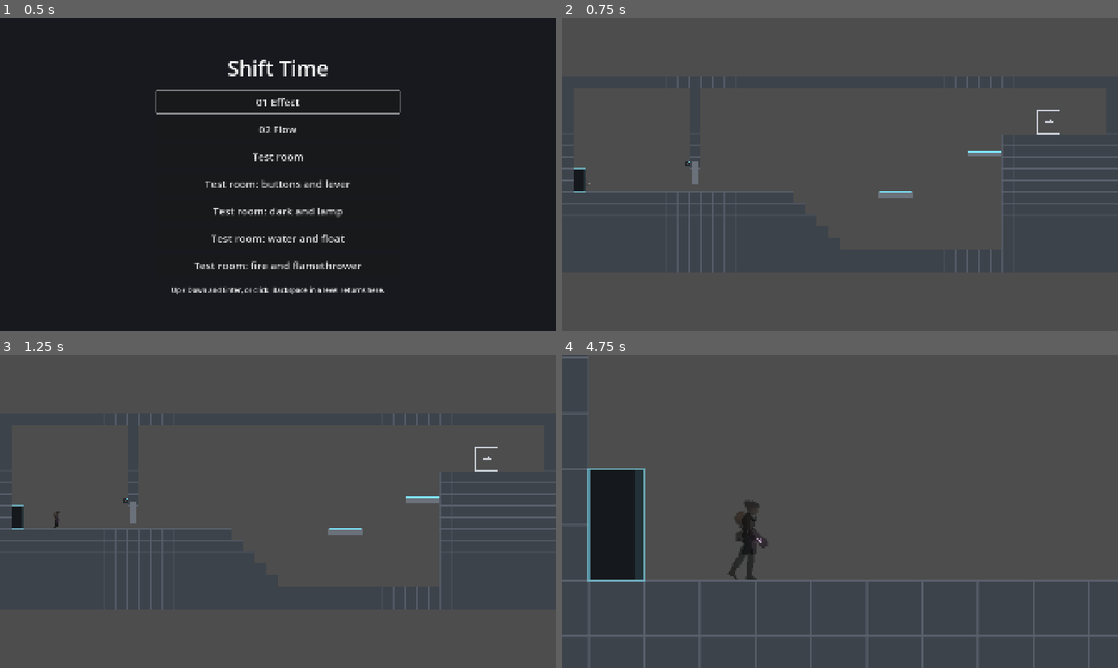
Above: before the commit, frames 1-4 (two rows, left to right).
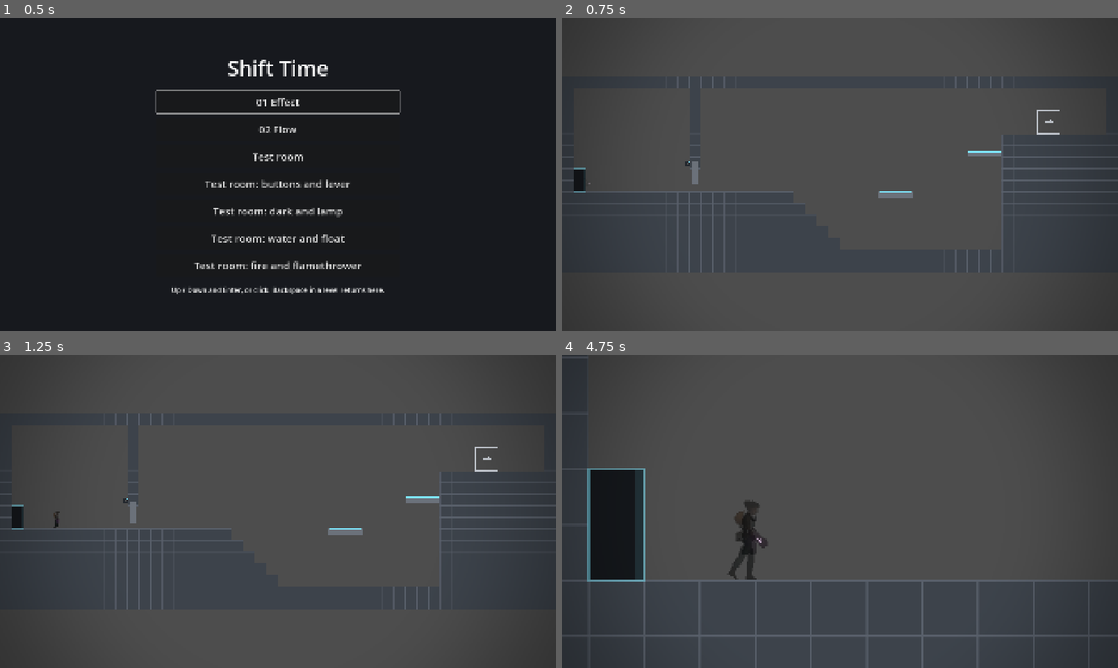
Above: after the commit, the same moments.

Repository: ArtemPridyba/shift-time
Game: Godot game, scene res://ui/level_select.tscn
Two runs of this game, one before a commit and one after it. Both use one fixed random seed, a clock stepped at 60 frames per second and the inputs below.
Inputs (mouse positions are in pixels of both pictures, inside the frame that each line leads up to):
- Up to frame 1 (0.5 s): no input
- Up to frame 2 (0.75 s): click "01 Effect" at 0.5 s
- Up to frame 3 (1.25 s): no input
- Up to frame 4 (4.75 s): tap Enter at 1.25 s; move the mouse to (962, 495) at 1.27 s; hold D (move_right) 1.28-2 s; tap Shift (rewind) at 1.35, 3.05, 4.35 s; click (962, 495) at 1.42 s; tap Space (jump) at 1.52, 4.52 s; drag from (728, 527) to (812, 574) at 2.02 s; move the mouse to (895, 442) at 2.77 s; hold D (move_right) 2.78-3.5 s; tap P (next_palette) at 2.85 s; click (895, 442) at 2.92 s; drag from (812, 574) to (673, 464) at 3.52 s; tap R (reset_level) at 4.25 s; move the mouse to (1006, 558) at 4.27 s; hold A (move_left) from 4.28 s (still down); click (1006, 558) at 4.42 s

Frame 1 is identical in both runs. In frame 2, 0.2% of the frame differs, in the area x 0-100%, y 0-100%; in frame 3, 0.2%; in frame 4, 0.5%.

Commit message:
Threads come straight in from the dark at the edge and stay soft; frame vignette (D85.2)
Boris after the first video: the threads read as flying round the screen
and the sharp lines caught the eye. Now each comes nearly straight in from
beyond the edge and curls only at the gauntlet, drawn as one soft line per
layer. A soft vignette darkens the frame's edges, more under Shift.

Co-Authored-By: Claude Opus 5.5 <noreply@anthropic.com>
Claude-Session: https://claude.ai/code/session_01GYYRwAansGNTHGeXtq2Kqp

Diff:
--- a/game/core/content.gd
+++ b/game/core/content.gd
@@ -553,7 +553,7 @@
 	if not data is Dictionary:
 		errors.append("time_hud.json: expected an object")
 		return errors
-	for section_name: String in ["colors", "device", "rewind", "particles", "audio"]:
+	for section_name: String in ["colors", "device", "rewind", "particles", "vignette", "audio"]:
 		if not data.get(section_name) is Dictionary:
 			errors.append("time_hud.json: missing section '%s'" % section_name)
 	if not errors.is_empty():
@@ -581,6 +581,13 @@
 	_check_range(errors, particles, "particles", "size_px", 0.0, 100.0, true)
 	_check_range(errors, particles, "particles", "dash_px", 0.0, 200.0, true)
 	_check_range(errors, particles, "particles", "lane_px", 0.0, 200.0, true)
+	var vignette: Dictionary = data["vignette"]
+	_check_range(errors, vignette, "vignette", "forward", 0.0, 1.0)
+	_check_range(errors, vignette, "vignette", "rewind", 0.0, 1.0)
+	_check_range(errors, vignette, "vignette", "inner", 0.0, 2.0)
+	_check_range(errors, vignette, "vignette", "outer", 0.0, 3.0, true)
+	if errors.is_empty() and float(vignette["outer"]) <= float(vignette["inner"]):
+		errors.append("time_hud.json: 'vignette.outer' must be above 'vignette.inner'")
 	var audio: Dictionary = data["audio"]
 	for key: String in ["forward", "rewind"]:
 		if not audio.get(key) is String:
--- a/game/core/heroine_data.gd
+++ b/game/core/heroine_data.gd
@@ -11,7 +11,7 @@
 ## Numbers of `light.motes` (D80.1), each above 0.
 const MOTE_KEYS: Array[String] = ["count", "from_min_px", "from_max_px", "size_min_px", "size_max_px", "hz", "swirl", "flatten"]
 ## Numbers of `light.threads` (D85, Д5.1), each above 0.
-const THREAD_KEYS: Array[String] = ["first", "max", "start_seconds", "every_seconds", "fade_in_seconds", "period_seconds", "travel_seconds", "trail", "pull", "segments", "margin_px", "core_px", "edge_px", "edge_scale", "shrink_until", "alpha"]
+const THREAD_KEYS: Array[String] = ["first", "max", "start_seconds", "every_seconds", "fade_in_seconds", "period_seconds", "travel_seconds", "trail", "pull", "swirl", "curl", "segments", "margin_px", "core_px", "edge_px", "glow_px", "edge_scale", "shrink_until", "alpha"]
 ## Numbers of `light.breath` (D86): the strip breathes in forward time.
 const BREATH_KEYS: Array[String] = ["seconds", "low"]
 
@@ -281,13 +281,11 @@
 	return {"offset": spiral(spec, float(mote["angle"]), float(mote["from"]), along), "along": along}
 
 
-## The way into the gauntlet shared by the motes and the threads (D85): from
-## `from` pixels away at `angle`, turning by `swirl` on the way, flattened in
-## height by `flatten`. `along` runs 0..1. `pull` shapes the pace: above 1 it
-## closes in fast at first (the motes), below 1 it lingers far away and rushes
-## in at the end (the threads, so they are seen at the screen edge).
-static func spiral(motes: Dictionary, angle: float, from: float, along: float, pull := 1.2) -> Vector2:
-	var distance := from * pow(1.0 - clampf(along, 0.0, 1.0), pull)
+## The motes' way into the gauntlet: from `from` pixels away at `angle`,
+## closing in faster at first, turning by `swirl` on the way, flattened in
+## height by `flatten`. `along` runs 0..1.
+static func spiral(motes: Dictionary, angle: float, from: float, along: float) -> Vector2:
+	var distance := from * pow(1.0 - clampf(along, 0.0, 1.0), 1.2)
 	var turned := angle + along * float(motes.get("swirl", 2.4))
 	return Vector2(cos(turned) * distance, sin(turned) * distance * float(motes.get("flatten", 0.8)))
 
--- a/game/core/time_threads.gd
+++ b/game/core/time_threads.gd
@@ -1,9 +1,11 @@
 class_name TimeThreads
 extends RefCounted
-## Threads "wind into the glove" (D85, Д5.1, 20.11.2026): under Shift thin pale
-## lines come in from beyond the edge of the screen and spiral into the
-## gauntlet by the same law as the motes (`HeroineData.spiral`). They replace
-## the glow and the streaks along the screen edges.
+## Threads "wind into the glove" (D85, Д5.1, 20.11.2026): under Shift soft pale
+## lines come in from beyond the edge of the screen into the gauntlet. They
+## replace the glow and the streaks along the screen edges. Unlike the motes
+## they do not circle: each comes nearly straight in from the dark at the edge
+## and curls only as it reaches the gauntlet (`offset`, D85.2), so they read
+## as coming out from behind the screen, not flying round it.
 ##
 ## They build up while Shift is held (Boris, 20.11): none for `start_seconds`,
 ## then `first` threads, then one more every `every_seconds`, never more than
@@ -54,7 +56,7 @@
 
 ## How far from the gauntlet a thread at `angle` must start to come from
 ## beyond the edge of `view` (both in the same pixels as `origin`), plus
-## `margin`. The spiral is flattened like the motes.
+## `margin`. The way in is flattened like the motes' spiral.
 static func start_distance(origin: Vector2, angle: float, flatten: float, view: Rect2, margin: float) -> float:
 	var dir := Vector2(cos(angle), sin(angle) * flatten)
 	var reach := INF
@@ -82,15 +84,26 @@
 ## The trail of a thread whose head is at `head`: points from the tail to the
 ## head as offsets from the gauntlet, each with its `along` and `trail` (0 at
 ## the tail, 1 at the head).
-static func trail(spec: Dictionary, motes: Dictionary, angle: float, from: float, head: float) -> Array[Dictionary]:
+static func trail(spec: Dictionary, flatten: float, angle: float, from: float, head: float) -> Array[Dictionary]:
 	var points: Array[Dictionary] = []
 	var segments := maxi(int(spec.get("segments", 20)), 1)
 	var length := float(spec.get("trail", 0.2))
 	for i in segments + 1:
 		var k := float(i) / float(segments)
 		var along := maxf(head - length * (1.0 - k), 0.0)
-		points.append({"offset": HeroineData.spiral(motes, angle, from, along, float(spec.get("pull", 1.2))), "along": along, "trail": k})
+		points.append({"offset": offset(spec, flatten, angle, from, along), "along": along, "trail": k})
 	return points
+
+
+## Where a thread is at `along` (0..1) as an offset from the gauntlet: from
+## `from` away at `angle`, closing in by `pull` (below 1: it lingers at the edge
+## and rushes in at the end) and turning by `swirl` only near the end
+## (`curl`: the higher, the later it turns), flattened in height by `flatten`.
+static func offset(spec: Dictionary, flatten: float, angle: float, from: float, along: float) -> Vector2:
+	var k := clampf(along, 0.0, 1.0)
+	var distance := from * pow(1.0 - k, float(spec.get("pull", 0.6)))
+	var turned := angle + float(spec.get("swirl", 1.2)) * pow(k, float(spec.get("curl", 3.0)))
+	return Vector2(cos(turned) * distance, sin(turned) * distance * flatten)
 
 
 ## How bright a thread is at a point of its trail: fading toward the tail,
--- a/game/data/heroine.json
+++ b/game/data/heroine.json
@@ -1,5 +1,5 @@
 {
-	"_about": "look: the whole doll lifted out of the dark (gai …(2911 unchanged characters)… way, drawn in segments; pull: the pace on the spiral, below 1 it lingers near the screen edge and rushes in at the end (the motes use 1.2); core_px and edge_px: the widths of the light core and the dark edge in screen pixels near the gauntlet, edge_scale times wider at the screen e …(85 unchanged characters)…
+	"_about": "look: the whole doll lifted out of the dark (gai …(2911 unchanged characters)… way, drawn in segments; pull: the pace of the way in, below 1 it lingers near the screen edge and rushes in at the end; swirl: how far it turns, in radians, only near the end (curl: the higher, the later), so it comes straight out of the dark at the edge and curls into the gauntlet (D85.2); glow_px, edge_px and core_px: the widths of the faint wide glow, the body and the dim core in screen pixels near the gauntlet, soft so the eye stays on her, edge_scale times wider at the screen e …(85 unchanged characters)…
 	"parts_dir": "res://assets/art/heroine/parts",
 	"scale": 0.07267,
 	"sheet_parts": true,
@@ -84,5 +84,5 @@
 	},
 	"exit": {"pose": "exit", "dark": "#050404"},
 	"look": {"gain": 1.7, "gamma": 0.7},
-	"light": {"forward": 0.07, "rewind": 0.3, "radius_px": 26,  …(369 unchanged characters)… le": 0.6, "trail": 0.25, "pull": 0.6, "segments": 20, "margin_px": 40, "core_px": 2.0, "edge_px": 5.0, "edge_scale": 3.0, "shrink_until": 0.75, "alpha": 0.9}}
+	"light": {"forward": 0.07, "rewind": 0.3, "radius_px": 26,  …(369 unchanged characters)… le": 0.6, "trail": 0.25, "pull": 0.6, "swirl": 1.2, "curl": 3.0, "segments": 20, "margin_px": 40, "core_px": 1.2, "edge_px": 3.5, "glow_px": 9.0, "edge_scale": 3.0, "shrink_until": 0.75, "alpha": 0.9}}
 }
--- a/game/data/time_hud.json
+++ b/game/data/time_hud.json
@@ -27,6 +27,12 @@
 		"dash_px": 5,
 		"lane_px": 4
 	},
+	"vignette": {
+		"forward": 0.35,
+		"rewind": 0.55,
+		"inner": 0.5,
+		"outer": 1.1
+	},
 	"audio": {
 		"forward": "",
 		"rewind": ""
--- a/game/objects/heroine/heroine_rig.gd
+++ b/game/objects/heroine/heroine_rig.gd
@@ -412,28 +412,37 @@
 	return box
 
 
-## Under Shift thin pale threads come in from beyond the screen edge and spiral
-## into the gauntlet: thick at the edge, normal near it, a light core over a
-## dark edge. They light nothing (D76).
+## Under Shift soft pale threads come in from beyond the screen edge and
+## curl into the gauntlet: thick at the edge, normal near it. Each is a wide
+## faint glow, a body and a dim core, so it has no hard edge to catch the eye
+## (D85.2). They light nothing (D76).
 func _draw_threads() -> void:
 	var light: Dictionary = _data.get("light", {})
 	var spec: Dictionary = light.get("threads", {})
 	var motes: Dictionary = light.get("motes", {})
 	var centre := device_point()
-	var core := _accent.lerp(_core, 0.75)
+	var layers := [
+		[float(spec.get("glow_px", 8.0)), _accent, 0.18],
+		[float(spec.get("edge_px", 3.0)), _accent.lerp(_core, 0.3), 0.3],
+		[float(spec.get("core_px", 1.0)), _core, 0.2],
+	]
 	for thread in threads_now():
 		var head := float(thread["head"])
 		var per_px := float(thread["per_px"])
-		var points := TimeThreads.trail(spec, motes, float(thread["angle"]), float(thread["from"]), head)
-		for layer in 2:
-			var base := float(spec.get("edge_px" if layer == 0 else "core_px", 1.0)) * per_px
-			for j in range(1, points.size()):
-				var a := TimeThreads.alpha(spec, head, float(points[j]["trail"])) * float(thread["fade"])
-				if a <= 0.004:
-					continue
-				var colour := Color(_edge, a * 0.5) if layer == 0 else Color(core, a * 0.75)
-				var width := base * TimeThreads.width_scale(spec, float(points[j]["along"]))
-				_threads.draw_line(centre + (points[j - 1]["offset"] as Vector2), centre + (points[j]["offset"] as Vector2), colour, width, true)
+		var points := TimeThreads.trail(spec, float(motes.get("flatten", 0.8)), float(thread["angle"]), float(thread["from"]), head)
+		# One line per layer, so no beads where pieces would overlap; its width
+		# is the one at the middle of the trail.
+		var line := PackedVector2Array()
+		var strength := PackedFloat32Array()
+		for point in points:
+			line.append(centre + (point["offset"] as Vector2))
+			strength.append(TimeThreads.alpha(spec, head, float(point["trail"])) * float(thread["fade"]))
+		var middle := float(points[points.size() / 2]["along"])
+		for layer: Array in layers:
+			var colours := PackedColorArray()
+			for a in strength:
+				colours.append(Color(layer[1] as Color, a * float(layer[2])))
+			_threads.draw_polyline_colors(line, colours, float(layer[0]) * per_px * TimeThreads.width_scale(spec, middle), true)
 
 
 ## A shader uniform of the light, for tests.
--- a/game/tests/test_heroine.gd
+++ b/game/tests/test_heroine.gd
@@ -332,16 +332,29 @@
 		var trip := TimeThreads.trip(spec, i, 0.37 * float(i))
 		var angle := float(trip["angle"])
 		var from := TimeThreads.start_distance(Vector2.ZERO, angle, float(motes["flatten"]), view, 10.0)
-		var start := HeroineData.spiral(motes, angle, from, 0.0)
+		var flatten := float(motes["flatten"])
+		var start := TimeThreads.offset(spec, flatten, angle, from, 0.0)
 		check(not view.has_point(start), "thread %d must start beyond the screen edge, starts at %s" % [i, start])
-		check(HeroineData.spiral(motes, angle, from, 1.0).length() < 0.001, "thread %d must end in the gauntlet" % i)
+		check(TimeThreads.offset(spec, flatten, angle, from, 1.0).length() < 0.001, "thread %d must end in the gauntlet" % i)
+		# It comes out from behind the screen and never goes back out (D85.2).
+		var last := INF
+		var inside := false
+		for s in range(1, 41):
+			var at := TimeThreads.offset(spec, flatten, angle, from, float(s) / 40.0)
+			check(at.length() <= last + 0.001, "thread %d must only close in on the gauntlet" % i)
+			last = at.length()
+			if view.has_point(at):
+				inside = true
+			elif inside:
+				check(false, "thread %d must not leave the screen once it is in, at %s" % [i, at])
+				break
 	var a := float(TimeThreads.trip(spec, 0, 0.0)["angle"])
 	var b := float(TimeThreads.trip(spec, 1, 0.0)["angle"])
 	check(not is_equal_approx(fposmod(a, TAU), fposmod(b, TAU)), "two threads never start from one place")
 	check(is_equal_approx(TimeThreads.width_scale(spec, 0.0), float(spec["edge_scale"])), "at the screen edge a thread is edge_scale times thicker")
 	check(is_equal_approx(TimeThreads.width_scale(spec, 1.0), 1.0), "near the gauntlet a thread has its normal width")
 	check(TimeThreads.width_scale(spec, 0.3) < TimeThreads.width_scale(spec, 0.1), "a thread thins out on its way in")
-	var trail := TimeThreads.trail(spec, motes, a, 500.0, 0.5)
+	var trail := TimeThreads.trail(spec, float(motes["flatten"]), a, 500.0, 0.5)
 	check(trail.size() == int(spec["segments"]) + 1, "a trail has segments + 1 points")
 	check(TimeThreads.alpha(spec, 0.5, 1.0) > TimeThreads.alpha(spec, 0.5, 0.2), "a thread fades toward its tail")
 	check(TimeThreads.alpha(spec, 1.0, 1.0) < 0.01, "a thread is gone once it enters the gauntlet")
--- a/game/tests/test_time_hud.gd
+++ b/game/tests/test_time_hud.gd
@@ -53,6 +53,9 @@
 	var bright_world: Dictionary = good.duplicate(true)
 	bright_world["rewind"]["world_saturation"] = 1.5
 	check(not Content.validate_time_hud(bright_world).is_empty(), "a world saturation above 1 must be reported")
+	var flat_vignette: Dictionary = good.duplicate(true)
+	flat_vignette["vignette"]["outer"] = 0.1
+	check(not Content.validate_time_hud(flat_vignette).is_empty(), "a vignette that ends before it starts must be reported")
 	var no_fade: Dictionary = good.duplicate(true)
 	no_fade["rewind"]["fade_seconds"] = 0
 	check(not Content.validate_time_hud(no_fade).is_empty(), "a zero fade time must be reported")
@@ -200,6 +203,9 @@
 	check(hud.get_node_or_null("Edges") == null, "the glow along the screen edges must be gone (D85)")
 	await _ticks(10)
 	check(hud.world_faded(), "the world must fade under Shift (D86)")
+	var vignette: Dictionary = Content.time_hud()["vignette"]
+	check(hud.vignette_strength() > float(vignette["forward"]), "under Shift the frame's edges must darken toward vignette.rewind, got %f" % hud.vignette_strength())
+	check(float(vignette["rewind"]) > float(vignette["forward"]) and float(vignette["forward"]) > 0.0, "the frame is always a little dark at the edges and darker under Shift")
 	check(float(hud.fade_parameter("amount")) > 0.0, "the world fade must be on in rewind")
 	var saturation := float(hud.fade_parameter("saturation"))
 	check(saturation > 0.0 and saturation < 1.0, "the world must lose some colour, not all, got %f" % saturation)
--- /dev/null
+++ b/game/ui/frame_vignette.gdshader
@@ -0,0 +1,18 @@
+shader_type canvas_item;
+// A soft dark around the edges of the frame (D87, Д5.1): the eye stays on the
+// heroine, and under Shift the threads of time come out of this dark. Drawn by
+// TimeHud over the room and the heroine. Numbers: `vignette` in
+// data/time_hud.json.
+
+uniform float strength = 0.35;
+// Where the dark starts and where it is full, as the distance from the centre:
+// 1.0 is a corner of the screen.
+uniform float inner = 0.5;
+uniform float outer = 1.1;
+uniform vec2 aspect = vec2(1.777, 1.0);
+
+void fragment() {
+	vec2 p = (UV - vec2(0.5)) * aspect;
+	float d = length(p) / length(aspect * 0.5);
+	COLOR = vec4(0.0, 0.0, 0.0, strength * smoothstep(inner, outer, d));
+}
--- a/game/ui/time_hud.gd
+++ b/game/ui/time_hud.gd
@@ -21,6 +21,9 @@
 ## The faded world is drawn at this z, above the room (z 0 and below) and under
 ## the player (z 2 in player.tscn), so she never fades: she lives forward.
 const FADE_Z := 1
+## The dark around the frame lies over the room and the heroine, under the
+## breath vignette (layer 1 is the default) and the darkness of dark rooms.
+const VIGNETTE_LAYER := 40
 const LANE_GAP_PX := 2.0
 
 var state: TimeIndicatorState
@@ -38,6 +41,8 @@
 var _fade: Node2D
 var _fade_rect: ColorRect
 var _fade_material: ShaderMaterial
+var _vignette_material: ShaderMaterial
+var _vignette := {}
 
 
 func _ready() -> void:
@@ -46,6 +51,7 @@
 	_read_config(config)
 	z_index = DRAW_Z
 	_build_fade(config)
+	_build_vignette(config)
 	sound = TimeSound.new(config)
 	add_child(sound)
 	var manager := get_node_or_null("/root/TimeManager")
@@ -71,6 +77,7 @@
 	if parent != null and parent.has_method("show_time_light"):
 		parent.call("show_time_light", state.glow(), state.rewind_amount)
 	_update_fade()
+	_vignette_material.set_shader_parameter("strength", vignette_strength())
 	queue_redraw()
 
 
@@ -171,6 +178,33 @@
 		_fade_rect.size = screen.size
 
 
+## A soft dark around the edges of the frame (D87; Boris, 20.11: "not enough
+## darkening near the edges"); a little deeper under Shift, so the threads
+## come out of the dark. Numbers: `vignette` in time_hud.json.
+func _build_vignette(config: Dictionary) -> void:
+	_vignette = config.get("vignette", {}) as Dictionary
+	var layer := CanvasLayer.new()
+	layer.name = "FrameVignette"
+	layer.layer = VIGNETTE_LAYER
+	add_child(layer)
+	_vignette_material = ShaderMaterial.new()
+	_vignette_material.shader = load("res://ui/frame_vignette.gdshader") as Shader
+	_vignette_material.set_shader_parameter("inner", float(_vignette.get("inner", 0.5)))
+	_vignette_material.set_shader_parameter("outer", float(_vignette.get("outer", 1.1)))
+	_vignette_material.set_shader_parameter("strength", vignette_strength())
+	var rect := ColorRect.new()
+	rect.material = _vignette_material
+	rect.mouse_filter = Control.MOUSE_FILTER_IGNORE
+	rect.set_anchors_preset(Control.PRESET_FULL_RECT)
+	layer.add_child(rect)
+
+
+## How dark the corners of the frame are now (0..1).
+func vignette_strength() -> float:
+	var amount := state.rewind_amount if state != null else 0.0
+	return lerpf(float(_vignette.get("forward", 0.0)), float(_vignette.get("rewind", 0.0)), amount)
+
+
 ## A parameter of the world fade, for tests.
 func fade_parameter(parameter: StringName) -> Variant:
 	return _fade_material.get_shader_parameter(parameter)
Not shown, added: game/ui/frame_vignette.gdshader.uid
Not shown, changed: docs/decisions.md
Not shown, changed: docs/history.md
Not shown, changed: docs/progress.md
